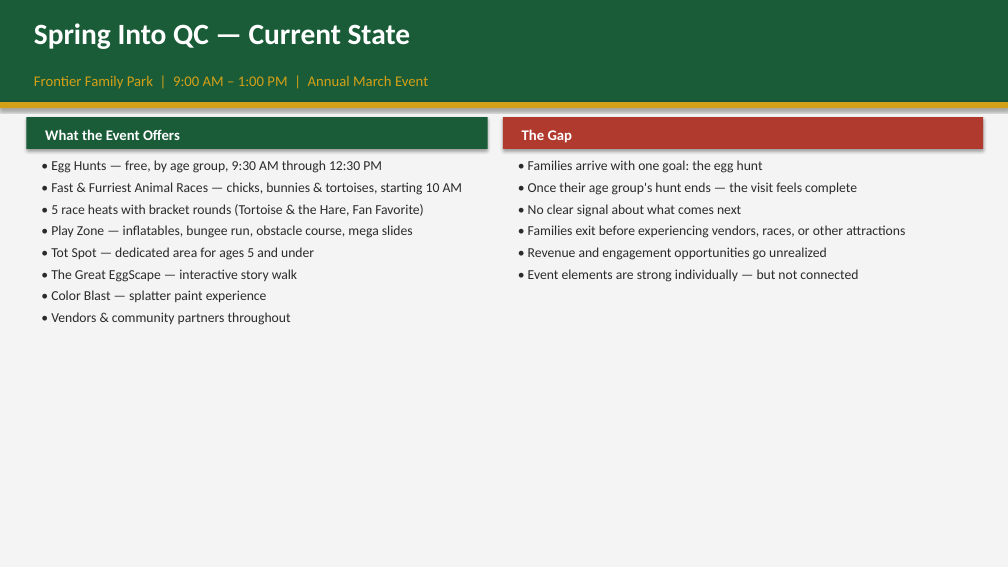
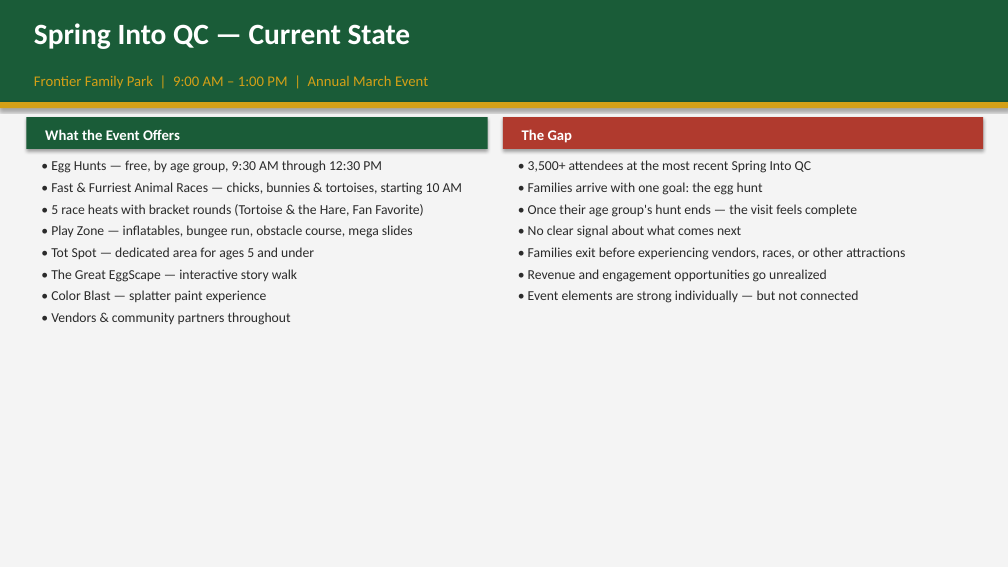
Before and after one commit to billy12/qc, a slide deck: slide 3 of SpringIntoQC_Presentation.pptx. Drawn at 1008x567 pixels with LibreOffice and Linux fonts; fonts in the diff are those of the drawing. Boxes give left, top, right and bottom in pixels: in the first picture for what was removed or moved away, otherwise in the second. Text is boxed around its words. In the diff, an @@ line names an element or a change of style, - is before the commit and + after.

```diff
--- a/SpringIntoQC_Presentation.pptx
+++ b/SpringIntoQC_Presentation.pptx
@@ text at box(528, 160, 811, 173): paragraph added @@
+• 3,500+ attendees at the most recent Spring Into QC
```
Also in this commit, not shown: 3 other slides changed, 4 slides added, 2 slides removed, 7 other files.
